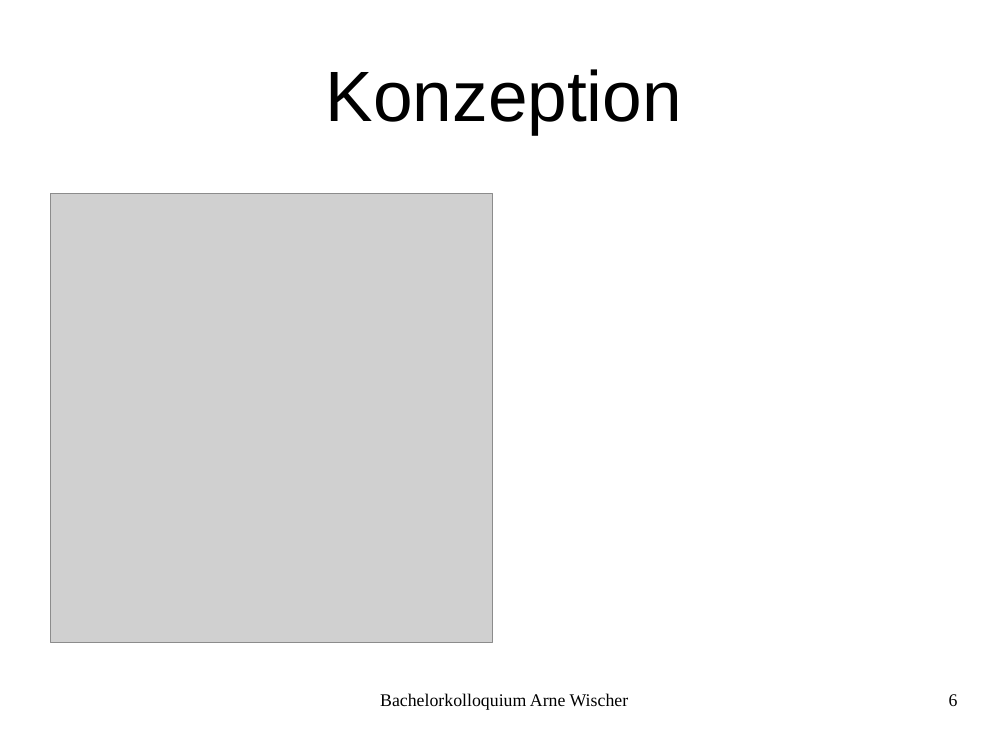
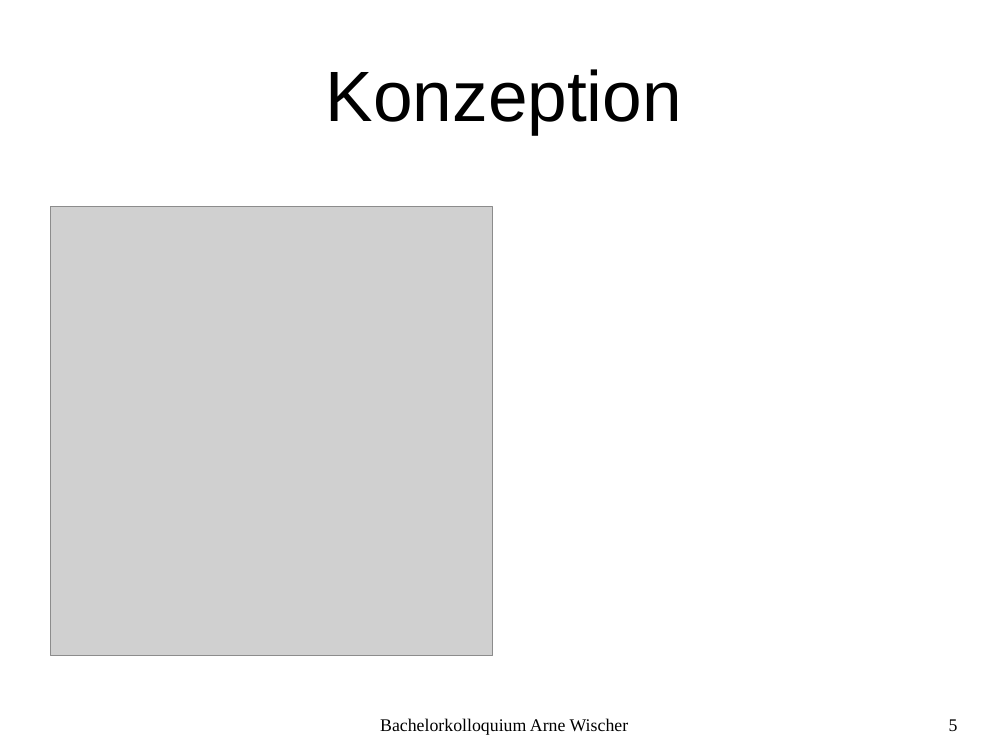
Before and after one commit to fettlaus/Kolloq, a slide deck: slide 5 of Kolloq.odp (slide 6 before the commit). Drawn at 1008x756 pixels with LibreOffice and Linux fonts; fonts in the diff are those of the drawing; grey boxes stand for pictures; background and template pictures are left out. Boxes give left, top, right and bottom in pixels: in the first picture for what was removed or moved away, otherwise in the second. Text is boxed around its words. In the diff, an @@ line names an element or a change of style, - is before the commit and + after.

```diff
--- a/Kolloq.odp
+++ b/Kolloq.odp
@@ picture: place and size @@
-picture at box(50, 193, 493, 642)
+picture at box(50, 207, 493, 656)
@@ text "Bachelorkolloquium Arne Wischer": place and size @@
-text "Bachelorkolloquium Arne Wischer" at box(380, 693, 629, 710)
+text "Bachelorkolloquium Arne Wischer" at box(380, 718, 629, 735)
@@ page number removed at box(949, 694, 958, 706) @@
-6
@@ page number added at box(949, 719, 958, 731), 14 pt, text #000000 @@
+5
```
Also in this commit, not shown: 11 other slides changed, 2 slides added, 2 slides removed.
